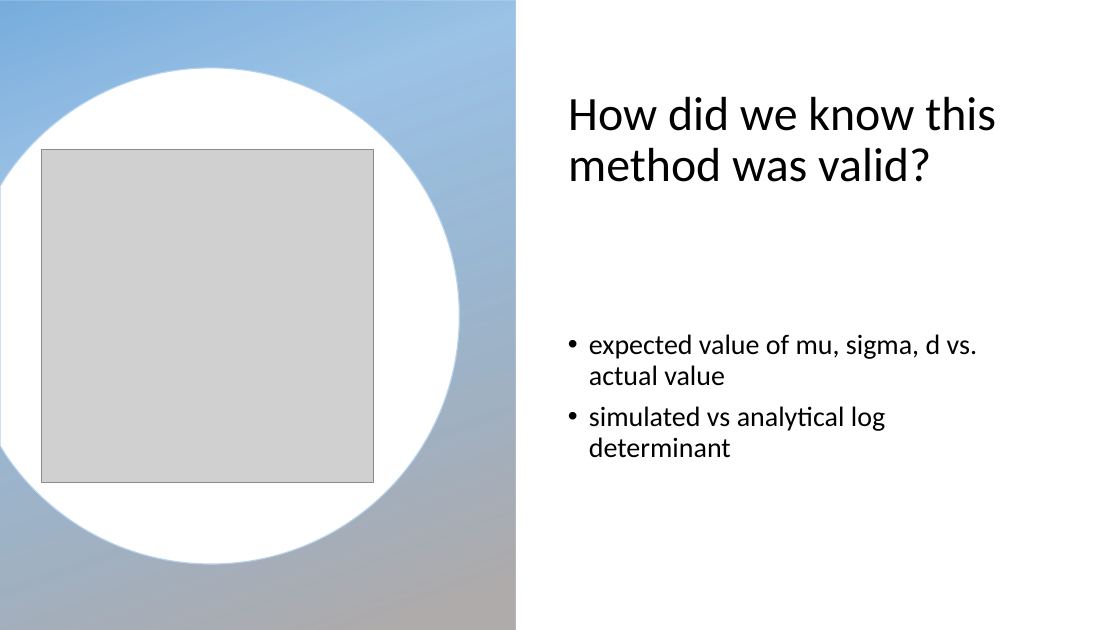
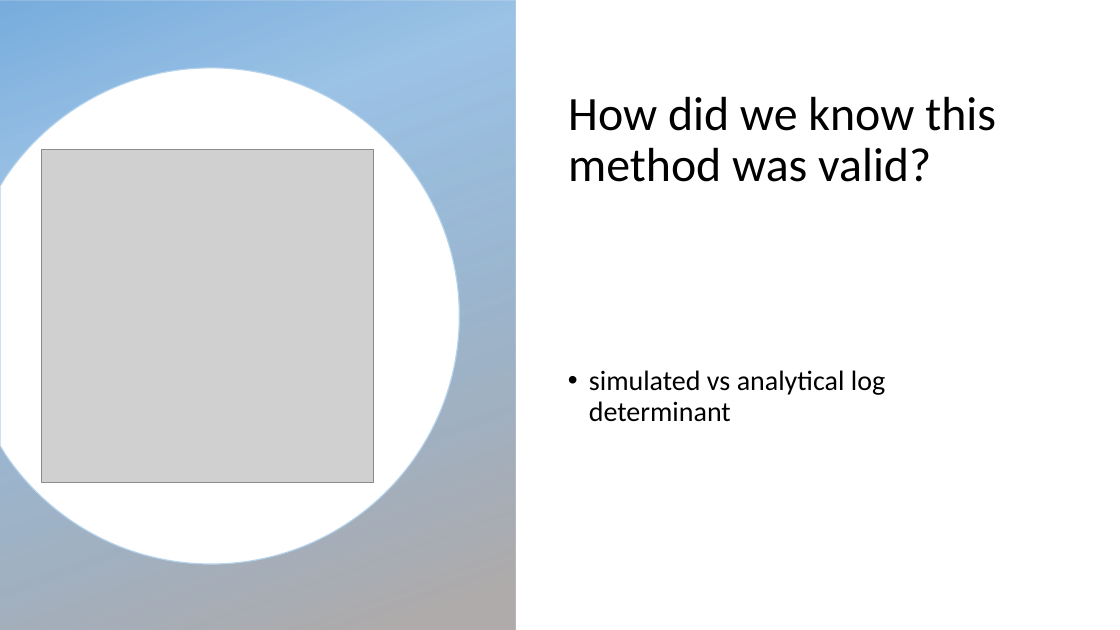
Before and after one commit to ndorilas2014/RMTProject, a slide deck: slide 26 of Presentation(RMT).pptx. Drawn at 1120x630 pixels with LibreOffice and Linux fonts; fonts in the diff are those of the drawing; grey boxes stand for pictures; background and template pictures are left out. Boxes give left, top, right and bottom in pixels: in the first picture for what was removed or moved away, otherwise in the second. Text is boxed around its words. In the diff, an @@ line names an element or a change of style, - is before the commit and + after.

```diff
--- a/Presentation(RMT).pptx
+++ b/Presentation(RMT).pptx
@@ text at bbox=[589, 334, 978, 386]: paragraph removed @@
-• expected value of mu, sigma, d vs. actual value
```
Also in this commit, not shown: 1 other slide changed, 1 slide added, 1 other file.
